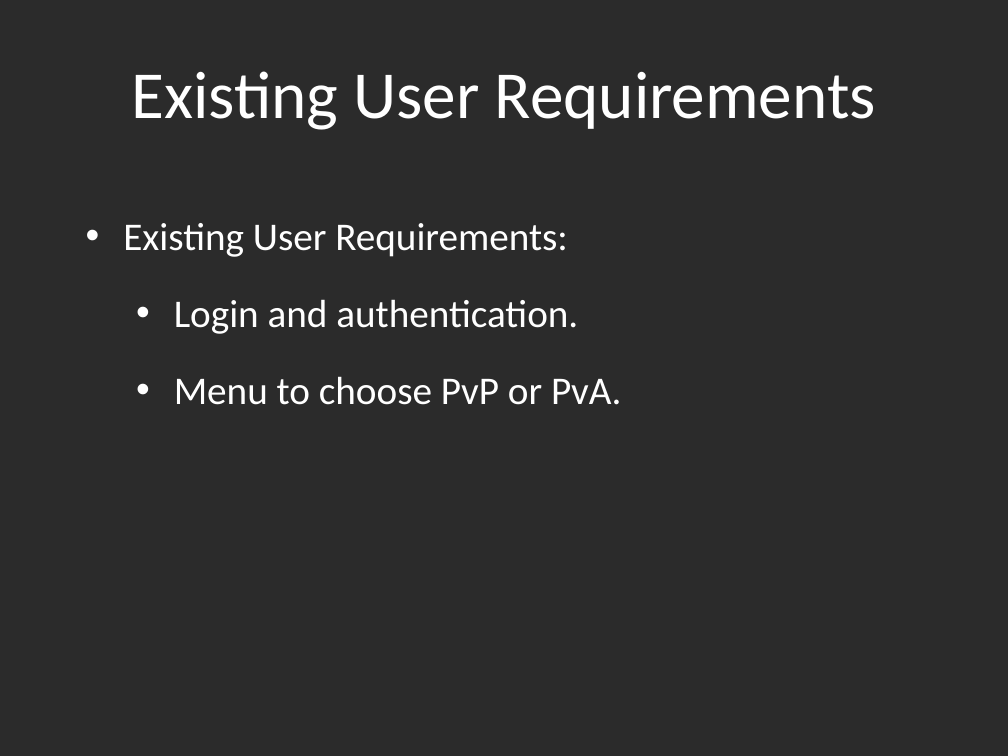
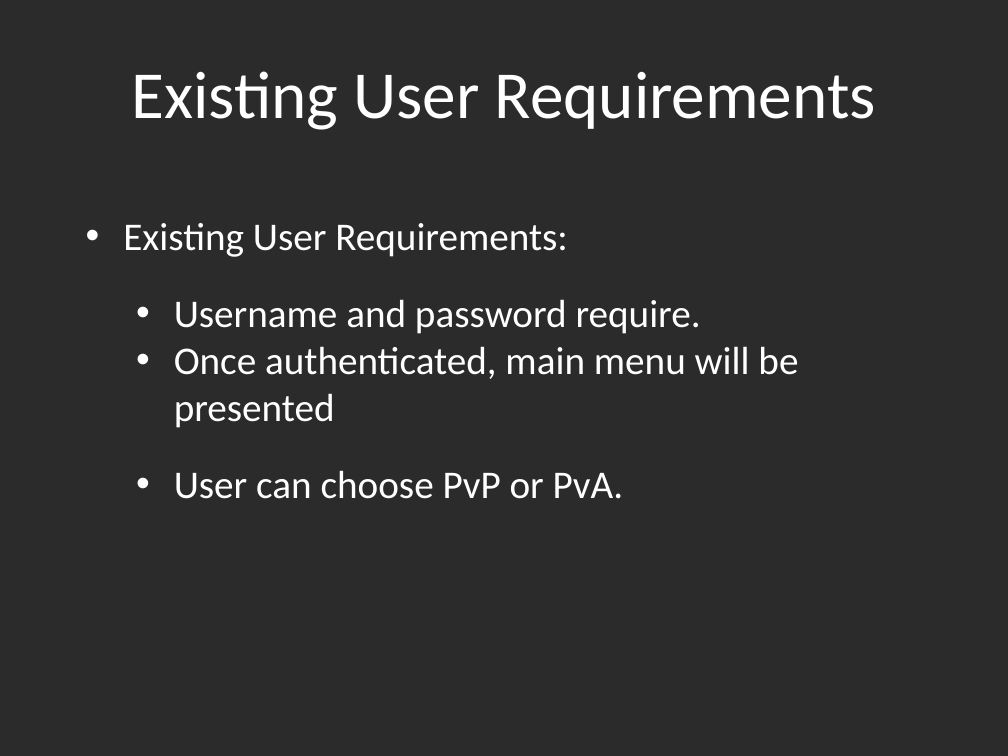
Before and after one commit to Amatarasu/A-Team, a slide deck: slide 6 of Power Point Presentation.pptx. Drawn at 1008x756 pixels with LibreOffice and Linux fonts; fonts in the diff are those of the drawing; background and template pictures are left out; a plain dark background stands for a picture behind light text. Boxes give left, top, right and bottom in pixels: in the first picture for what was removed or moved away, otherwise in the second. Text is boxed around its words. In the diff, an @@ line names an element or a change of style, - is before the commit and + after.

```diff
--- a/Power Point Presentation.pptx
+++ b/Power Point Presentation.pptx
@@ text at box(174, 299, 798, 499): text changed @@
-  • Login and authentication.
-  • Menu to choose PvP or PvA.
+  • Username and password require.
+  • Once authenticated, main menu will be presented
+  • User can choose PvP or PvA.
```
Also in this commit, not shown: 2 other slides changed.
